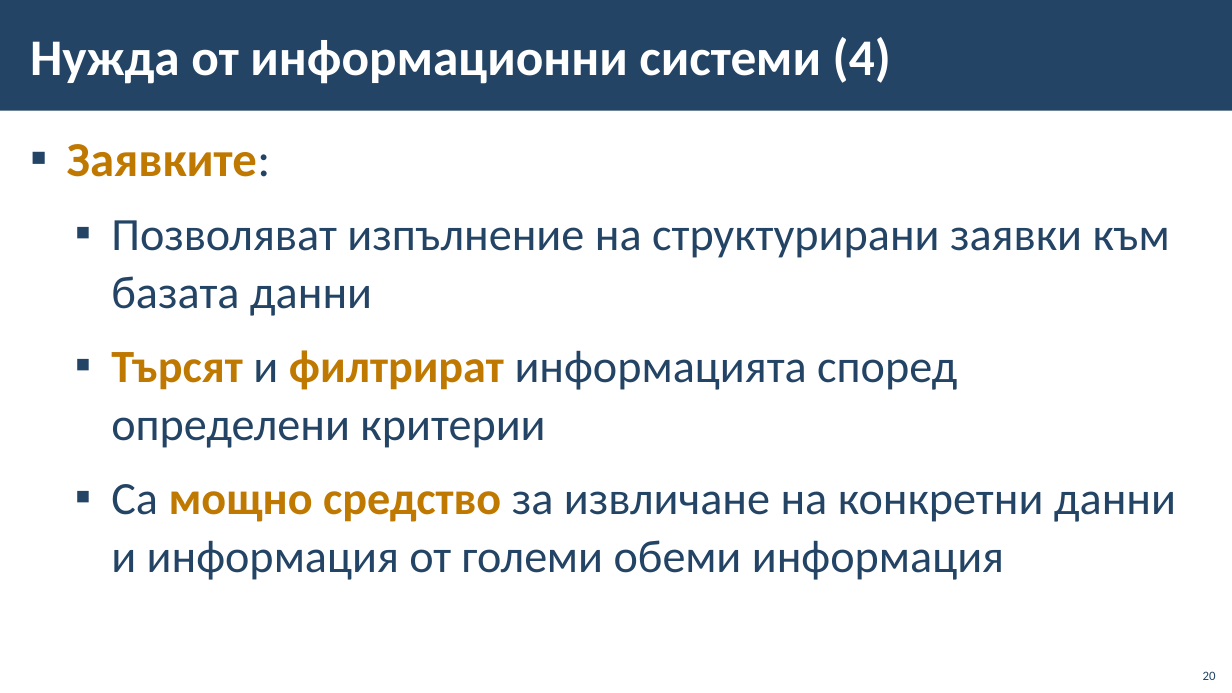
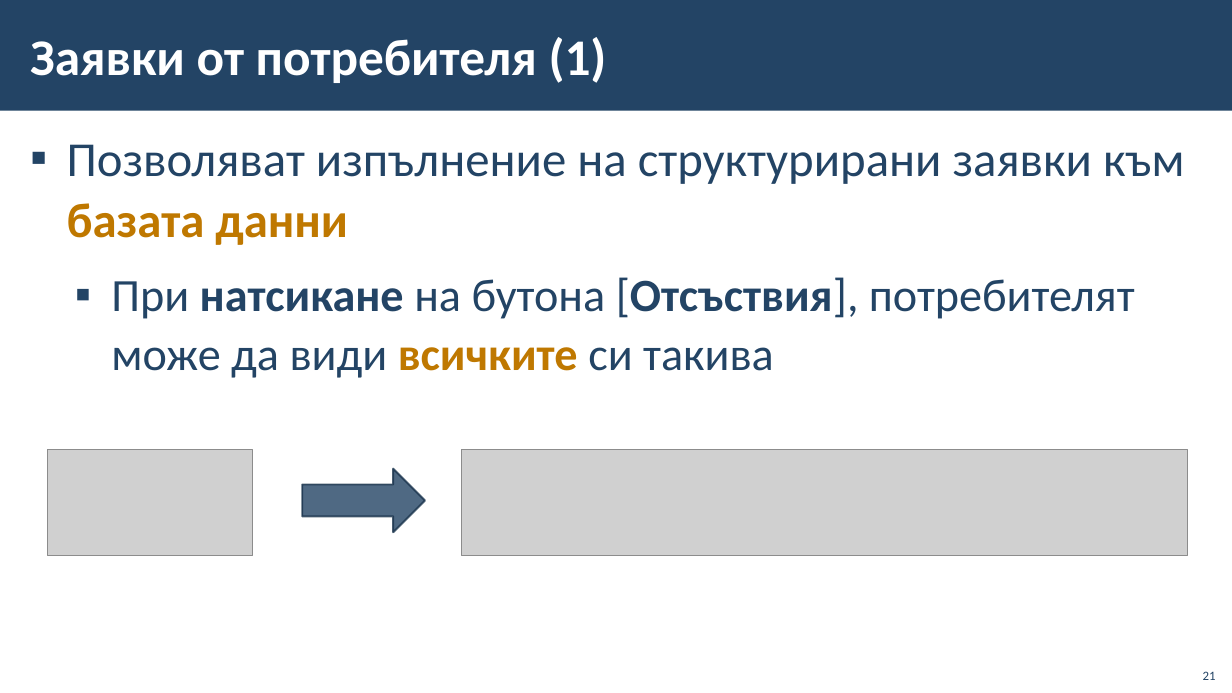
Before and after one commit to BG-IT-Edu/School-Programming, a slide deck: slide 21 of Courses/Software-Sciences/Module-3-Databases-New/01-IT-Systems/01-IT-Systems.pptx (slide 20 before the commit). Drawn at 1232x693 pixels with LibreOffice and Linux fonts; fonts in the diff are those of the drawing; grey boxes stand for pictures; background and template pictures are left out. Boxes give left, top, right and bottom in pixels: in the first picture for what was removed or moved away, otherwise in the second. Text is boxed around its words. In the diff, an @@ line names an element or a change of style, - is before the commit and + after.

```diff
--- a/Courses/Software-Sciences/Module-3-Databases-New/01-IT-Systems/01-IT-Systems.pptx
+++ b/Courses/Software-Sciences/Module-3-Databases-New/01-IT-Systems/01-IT-Systems.pptx
@@ title at (30,37,607,83): text changed @@
-Нужда от информационни системи (4)
+Заявки от потребителя (1)
@@ text at (67,144,271,177): paragraph removed @@
-▪ Заявките:
@@ text at (67,144,1185,245): size 36 to 38 pt in "Позволяват изпълнение на структурирани заявки към базата ..."; text colour #234465 to #BF7800, bold on in "базата данни"; list level 2 to 1 in "Позволяват изпълнение на структурирани заявки ..." @@
@@ text at (111,277,1135,378): text changed @@
-  ▪ Търсят и филтрират информацията според определени критерии
-  ▪ Са мощно средство за извличане на конкретни данни и информация от големи обеми информация
+  ▪ При натсикане на бутона [Отсъствия], потребителят може да види всичките си такива
@@ picture added at (461,449,1188,555) @@
@@ picture added at (48,450,253,556) @@
@@ right arrow added at (302,469,425,532), fill #234465 at 80% opacity, outline #1A334C 1.5 pt @@
@@ page number at (1203,671,1216,680): text changed @@
-20
+21
```
Also in this commit, not shown: 5 other slides changed, 2 slides added.
